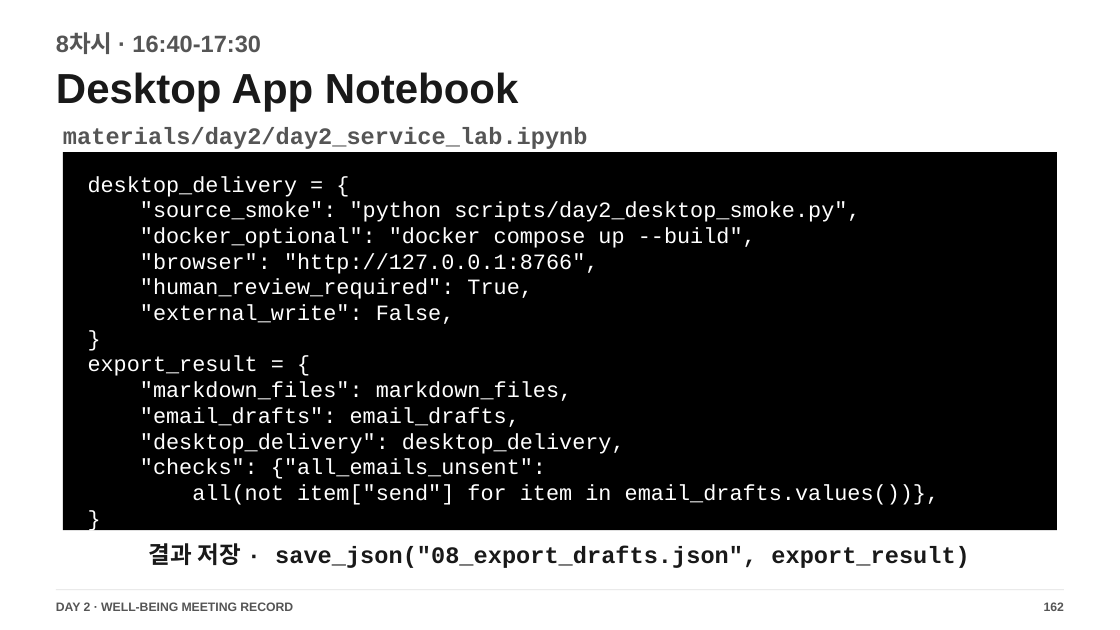
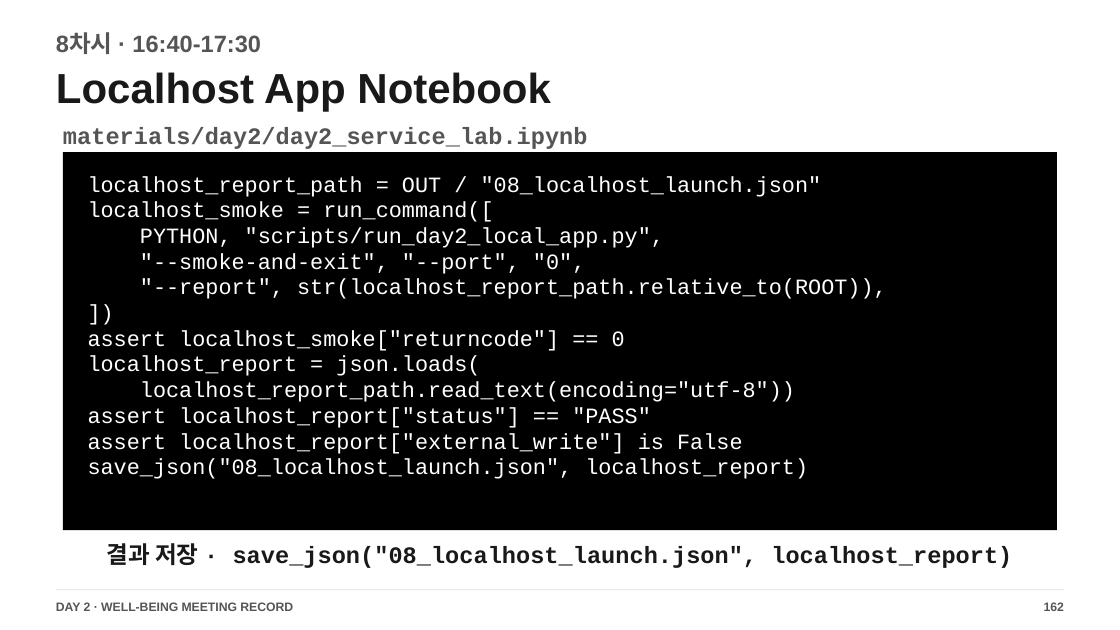
Before and after one commit to smilesjcha/llm-agent-and-workflow-automation, a slide deck: slide 162 of slides/IPA_LLM_Agent_업무자동화_Day2_2026_STUDENT_READY_176p.pptx. Drawn at 1120x630 pixels with LibreOffice and Linux fonts; fonts in the diff are those of the drawing. Boxes give left, top, right and bottom in pixels: in the first picture for what was removed or moved away, otherwise in the second. Text is boxed around its words. In the diff, an @@ line names an element or a change of style, - is before the commit and + after.

Commit message:
docs(day2): align class 8 localhost tutorial

```diff
--- a/slides/IPA_LLM_Agent_업무자동화_Day2_2026_STUDENT_READY_176p.pptx
+++ b/slides/IPA_LLM_Agent_업무자동화_Day2_2026_STUDENT_READY_176p.pptx
@@ text at (x1=56, y1=72, x2=550, y2=112): text changed @@
-Desktop App Notebook
+Localhost App Notebook
@@ text at (x1=88, y1=176, x2=887, y2=479): text changed @@
-desktop_delivery = {
-"source_smoke": "python scripts/day2_desktop_smoke.py",
-"docker_optional": "docker compose up --build",
-"browser": "http://127.0.0.1:8766",
-"human_review_required": True,
-"external_write": False,
-}
-export_result = {
-"markdown_files": markdown_files,
-"email_drafts": email_drafts,
-"desktop_delivery": desktop_delivery,
-"checks": {"all_emails_unsent":
-all(not item["send"] for item in email_drafts.values())},
-}
+localhost_report_path = OUT / "08_localhost_launch.json"
+localhost_smoke = run_command([
+PYTHON, "scripts/run_day2_local_app.py",
+"--smoke-and-exit", "--port", "0",
+"--report", str(localhost_report_path.relative_to(ROOT)),
+])
+assert localhost_smoke["returncode"] == 0
+localhost_report = json.loads(
+localhost_report_path.read_text(encoding="utf-8"))
+assert localhost_report["status"] == "PASS"
+assert localhost_report["external_write"] is False
+save_json("08_localhost_launch.json", localhost_report)
@@ text at (x1=106, y1=543, x2=1012, y2=568): text changed @@
-결과 저장 · save_json("08_export_drafts.json", export_result)
+결과 저장 · save_json("08_localhost_launch.json", localhost_report)
```
Also in this commit, not shown: 44 other slides changed, 12 other files.
